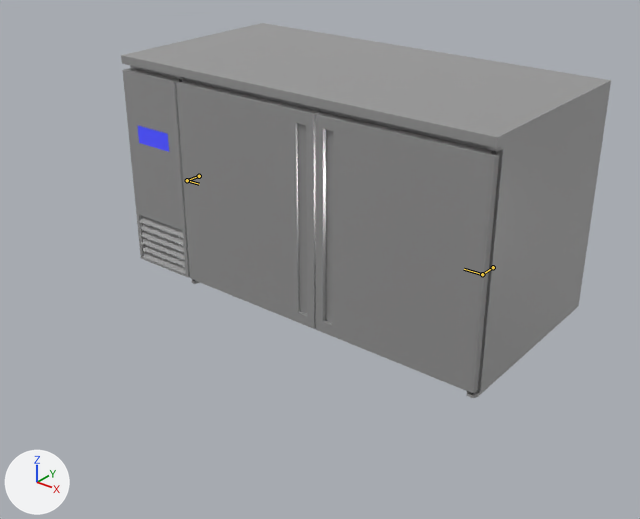
Two versions of the glTF model assets/imports/under_counter_fridge_exportPrep.gltf, one commit apart.
Before and after are seen from a camera (50 mm lens) standing at (2.37, -3.2, 2.1) and looking at (0.13, -0.41, 0.37). The lights are fixed; the arrows at lower left show +X, +Y and +Z. The bones that bend it are drawn over the model as lines.

Objects in the first picture: 'Fridge_DoorL', 'Fridge_DoorR', 'Fridge_body'.
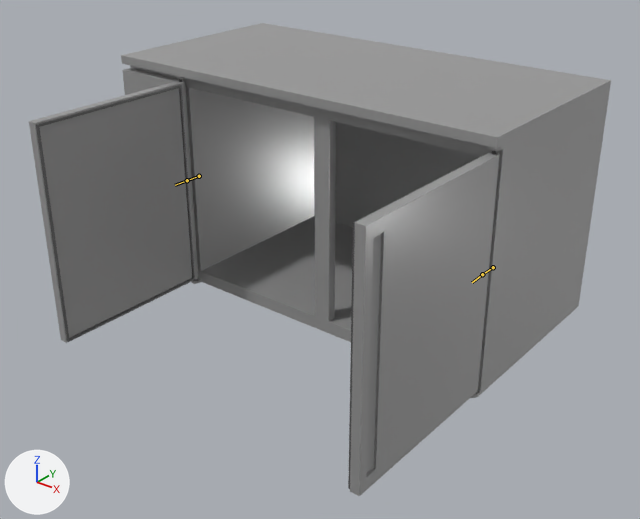
The newer file adds an action. The first version stands in its rest pose; the second is drawn at frame 30 of the action 'ArmatureAction'.

What differs and where, as boxes (x1, y1, x2, y2) in the pictures (640 x 519 px):
'Fridge_DoorL', posed (17% wider)
    before: (176, 79, 320, 329)
    after: (29, 79, 198, 343)
'Fridge_DoorR', posed (17% narrower, 22% taller)
    before: (315, 112, 499, 394)
    after: (348, 151, 500, 496)
bone 'DoorL', root to tip
    before: (187, 180) to (199, 184)
    after: (187, 180) to (175, 185)
bone 'DoorR', root to tip
    before: (482, 274) to (464, 269)
    after: (482, 274) to (472, 282)

The change in detail:
Bone 'DoorL' (bone_doorl) turns from (0, 0, 0) to (0, 0, -90) degrees about its own x, y and z.
Bone 'DoorR' (bone_doorr) turns from (0, 0, 0) to (0, 0, 90) degrees about its own x, y and z.
